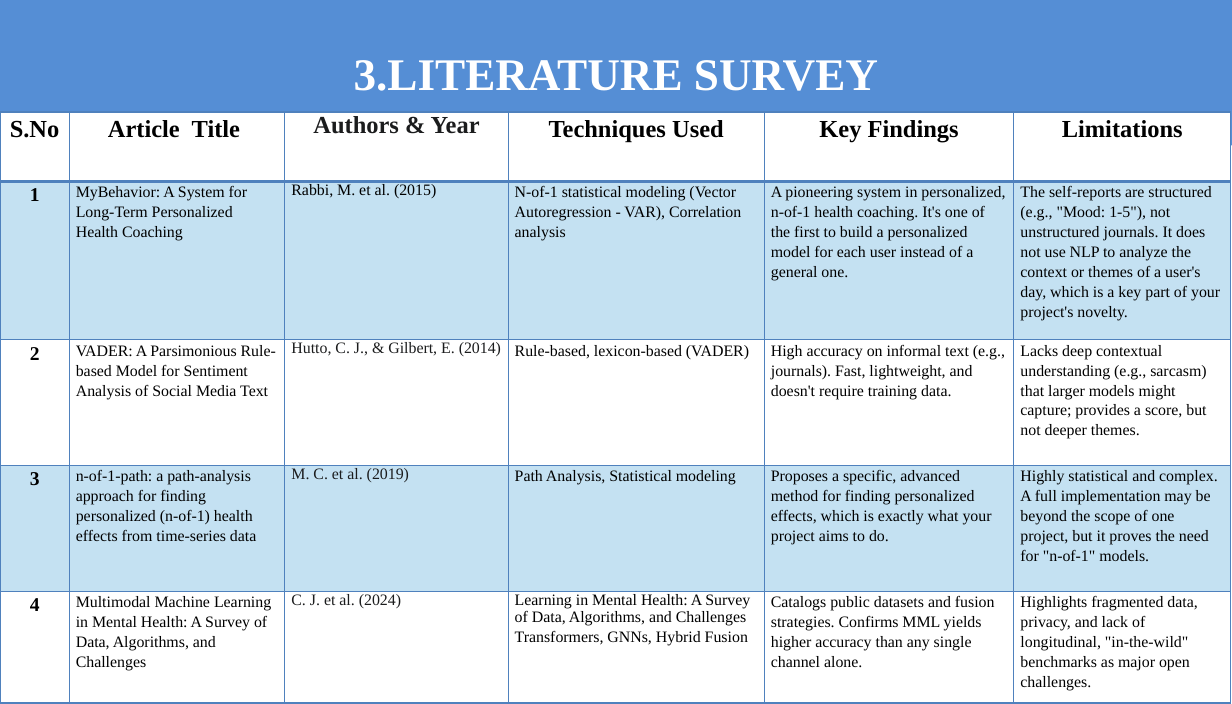
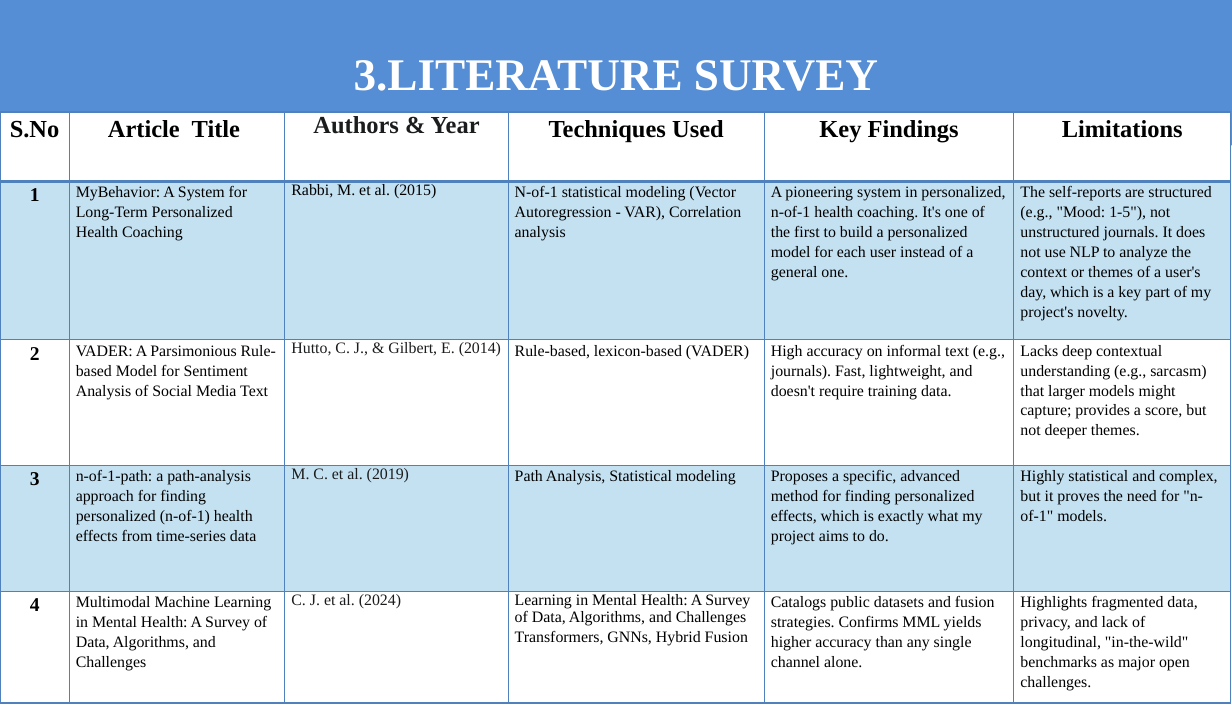
Before and after one commit to 4all3n/Main_Project, a slide deck: slide 5 of Idea/REVIEW 2.pptx. Drawn at 1232x704 pixels with LibreOffice and Linux fonts; fonts in the diff are those of the drawing. Boxes give left, top, right and bottom in pixels: in the first picture for what was removed or moved away, otherwise in the second. Text is boxed around its words. In the diff, an @@ line names an element or a change of style, - is before the commit and + after.

```diff
--- a/Idea/REVIEW 2.pptx
+++ b/Idea/REVIEW 2.pptx
@@ table at (0,112,1231,699) @@
@@ row 2, column 6: "The self-reports are structured (e.g., "Mood: 1-5"), not unstructured journals. It does not use NLP to analyze the context or themes of a user's day, which is a key part of your project's novelty." to "The self-reports are structured (e.g., "Mood: 1-5"), not unstructured journals. It does not use NLP to analyze the context or themes of a user's day, which is a key part of my project's novelty." @@
-row 4, column 5: Proposes a specific, advanced method for finding personalized effects, which is exactly what your project aims to do.
+row 4, column 5: Proposes a specific, advanced method for finding personalized effects, which is exactly what my project aims to do.
@@ row 4, column 6: "Highly statistical and complex. A full implementation may be beyond the scope of one project, but it proves the need for "n-of-1" models." to "Highly statistical and complex, but it proves the need for "n-of-1" models." @@
```
Also in this commit, not shown: 1 other slide changed, 2 other files.
